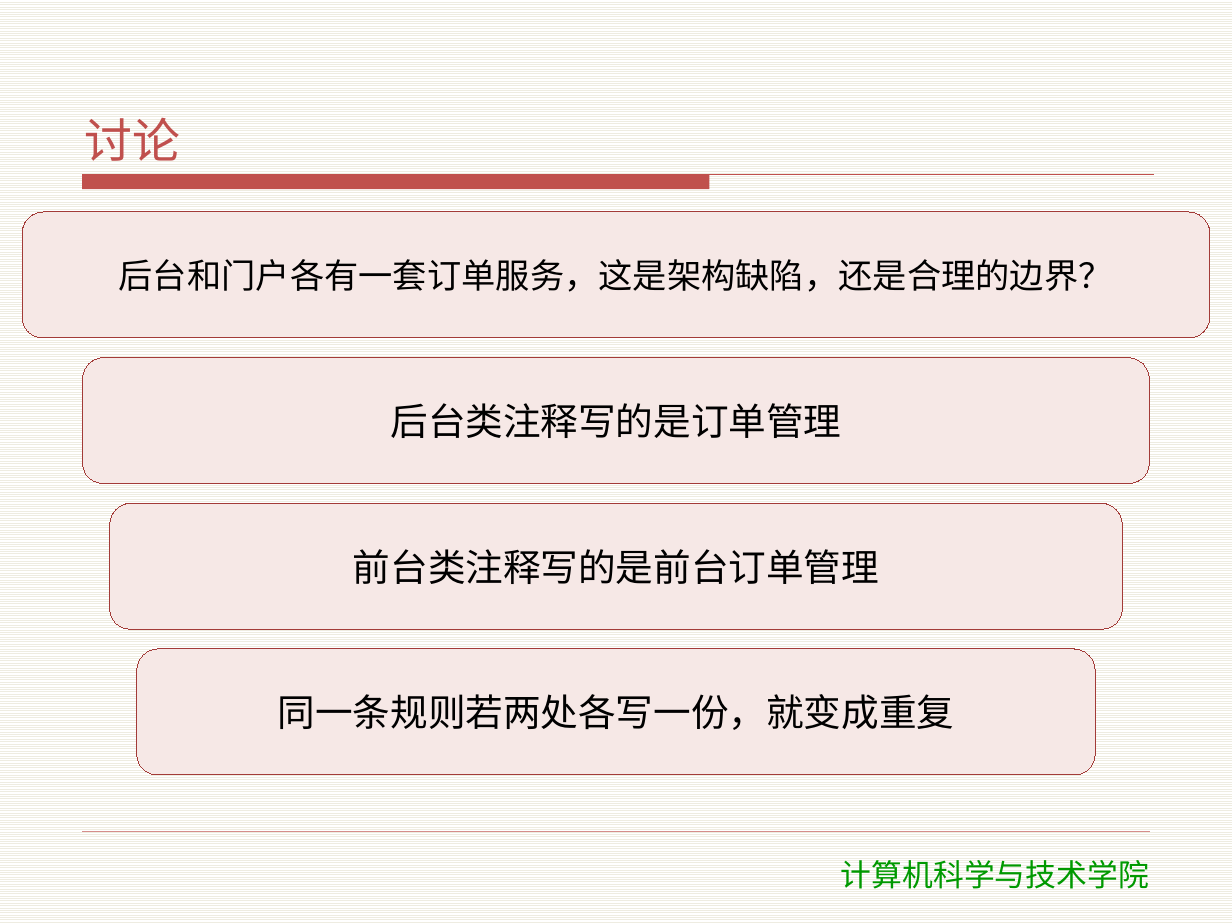
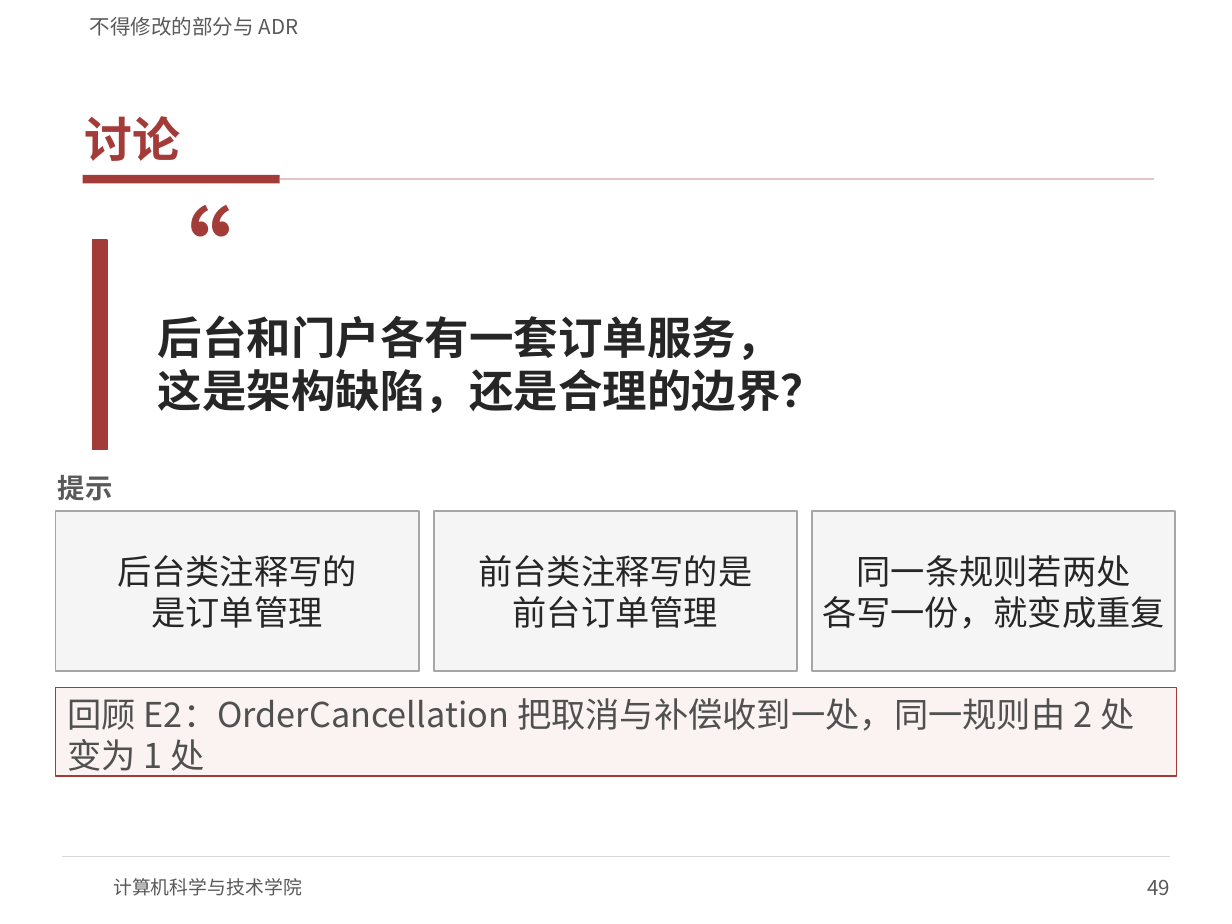
Before and after one commit to meng004/mall, a slide deck: slide 49 of SDC/教学资料/课件/T3-体系结构设计（一）.pptx (slide 32 before the commit). Drawn at 1232x924 pixels with LibreOffice and Linux fonts; fonts in the diff are those of the drawing; background and template pictures are left out. Boxes give left, top, right and bottom in pixels: in the first picture for what was removed or moved away, otherwise in the second. Text is boxed around its words. In the diff, an @@ line names an element or a change of style, - is before the commit and + after.

```diff
--- a/SDC/教学资料/课件/T3-体系结构设计（一）.pptx
+++ b/SDC/教学资料/课件/T3-体系结构设计（一）.pptx
@@ background pattern #EEECE1 on #FFFFFF to #FFFFFF @@
@@ text added at box(90, 17, 299, 36), 12 pt, text #595959 @@
+不得修改的部分与 ADR
@@ title "讨论" at box(85, 116, 181, 161): text colour #C0504D to #A33B38, bold on @@
@@ freeform shape removed at box(83, 175, 1154, 190) @@
@@ rectangle added at box(83, 175, 280, 184), fill #A33B38 @@
@@ text added at box(129, 191, 253, 314), 60 pt, text #A33B38, bold @@
+“
@@ line added from (280, 180) to (1154, 180), #E3C4C2 1 pt @@
@@ rectangle added at box(92, 240, 107, 450), fill #A33B38, outline #A33B38 1 pt @@
@@ text "后台和门户各有一套订单服务， 这是架构缺陷，还是合理的边界？": place and size @@
-text "后台和门户各有一套订单服务， 这是架构缺陷，还是合理的边界？" at box(22, 212, 1210, 338)
+text "后台和门户各有一套订单服务， 这是架构缺陷，还是合理的边界？" at box(158, 315, 826, 413)
@@ text "后台和门户各有一套订单服务， 这是架构缺陷，还是合理的边界？" at box(158, 315, 826, 413): fill #F6E8E6 to none; outline #A33B38 0.75 pt to none @@
@@ text at box(158, 315, 826, 413): text changed; size 20 to 26 pt; text colour #000000 to #262626; bold on @@
-后台和门户各有一套订单服务，这是架构缺陷，还是合理的边界？
+后台和门户各有一套订单服务，
+这是架构缺陷，还是合理的边界？
@@ text added at box(58, 475, 113, 501), 16 pt, text #595959, bold @@
+提示
@@ rounded rectangle to rectangle; fill #F6E8E6 to #F5F5F5; outline #A33B38 0.75 pt to #A6A6A6 1 pt in 3 elements at box(434, 511, 797, 671), box(812, 511, 1175, 671), box(55, 511, 419, 671) @@
@@ rectangle "后台类注释写的 是订单管理": place and size @@
-rectangle "后台类注释写的 是订单管理" at box(83, 357, 1149, 483)
+rectangle "后台类注释写的 是订单管理" at box(55, 511, 419, 671)
@@ rectangle "前台类注释写的是 前台订单管理": place and size @@
-rectangle "前台类注释写的是 前台订单管理" at box(110, 503, 1122, 628)
+rectangle "前台类注释写的是 前台订单管理" at box(434, 511, 797, 671)
@@ rectangle "同一条规则若两处 各写一份，就变成重复": place and size @@
-rectangle "同一条规则若两处 各写一份，就变成重复" at box(137, 649, 1095, 775)
+rectangle "同一条规则若两处 各写一份，就变成重复" at box(812, 511, 1175, 671)
@@ text in rectangle at box(117, 555, 357, 628): text changed; size 22 to 20 pt; text colour #000000 to #262626 @@
-后台类注释写的是订单管理
+后台类注释写的
+是订单管理
@@ text in rectangle at box(478, 555, 752, 628): text changed; size 22 to 20 pt; text colour #000000 to #262626 @@
-前台类注释写的是前台订单管理
+前台类注释写的是
+前台订单管理
@@ text in rectangle at box(822, 555, 1165, 629): text changed; size 22 to 20 pt; text colour #000000 to #262626 @@
-同一条规则若两处各写一份，就变成重复
+同一条规则若两处
+各写一份，就变成重复
@@ rectangle added at box(55, 687, 1177, 776), fill #FBF3F2, outline #A33B38 0.75 pt, 20 pt, text #505050 @@
+回顾 E2：OrderCancellation 把取消与补偿收到一处，同一规则由 2 处变为 1 处
@@ line moved from (83, 832) - (1149, 832) to (62, 856) - (1170, 856) @@
@@ line (62, 856) - (1170, 856): stroke #C0504D 0.25 pt to #D9D9D9 0.75 pt @@
@@ text "计算机科学与技术学院": place and size @@
-text "计算机科学与技术学院" at box(841, 860, 1149, 889)
+text "计算机科学与技术学院" at box(113, 878, 302, 896)
@@ text "计算机科学与技术学院" at box(113, 878, 302, 896): size 18 to 11 pt, font DejaVu Sans to Noto Sans CJK SC, text colour #009900 to #595959; alignment centre to left; less space between paragraphs; vertical alignment top to middle @@
@@ page number added at box(1148, 880, 1171, 895), 12 pt, text #595959 @@
+49
```
Also in this commit, not shown: 30 other slides changed, 24 slides added, 5 slides removed, 19 other files.
